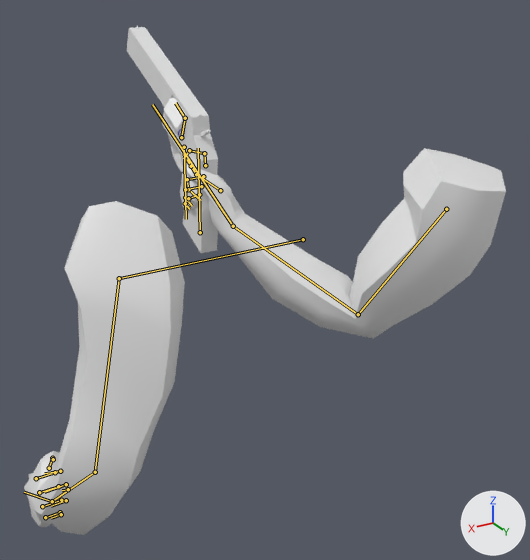
One commit to the glTF model BlenderTutorial/Arms.glb: the scene before it, then after it.
Rendered twice from a 50 mm lens placed at (0.941, 1.388, 0.612), pointed at (-0.089, -0.329, -0.246). The axes (+X, +Y, +Z) are drawn at lower right. The lights are the same throughout. The picture after the commit comes second. Both versions are drawn at frame 0 of the action 'RevolverAimFire'; the numbers are the values there. The bones that change, and the others that lie on the model, are drawn over the model as lines.

Objects in the first picture: 'armMesh', 'bulletCasing5', 'bulletCasing6', 'gunCylinderMesh', 'gunHammerMesh', 'gunMesh'.
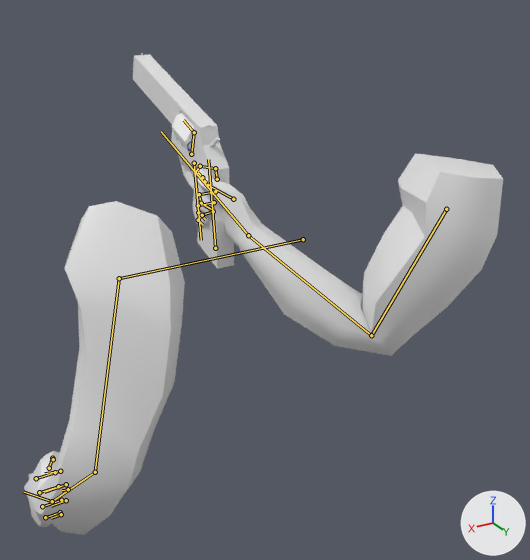
The change, as a list of edits to the scene's bpy script:
```text
Change bone_bicep_l:
    where bone_bicep_l = bpy.data.objects['Armature'].pose.bones['bicep.l']  # child of 'shoulder.l'
    bone_bicep_l.rotation_quaternion: (0.776, -0.561, 0.276, 0.084) -> (0.7, -0.657, 0.262, 0.101)  # degrees (-75, 31, -12) -> degrees (-90, 30, -14)
Change bone_forearm_l:
    where bone_forearm_l = bpy.data.objects['Armature'].pose.bones['forearm.l']  # child of 'bicep.l'
    bone_forearm_l.rotation_quaternion: (0.76, 0.262, 0.0, 0.594) -> (0.696, 0.29, 0.0, 0.657)  # degrees (25, -18, 72) -> degrees (26, -22, 81)
Change bone_palm_l:
    where bone_palm_l = bpy.data.objects['Armature'].pose.bones['palm.l']  # child of 'forearm.l'
    bone_palm_l.rotation_quaternion: (0.925, 0.37, 0.011, -0.087) -> (0.918, 0.365, -0.073, -0.139)  # degrees (43, 5, -9) -> degrees (44, -2, -18)
```

Boxes [x1, y1, x2, y2] around the edits, measured in the pictures (530 x 560 px):
'armMesh', posed: before [24, 148, 506, 535]; after [24, 154, 503, 535]
'gunMesh', posed (11% wider): before [127, 26, 218, 253]; after [133, 53, 234, 269]
'gunCylinderMesh', posed: before [164, 97, 186, 139]; after [172, 113, 194, 153]
'gunHammerMesh', posed: before [200, 129, 211, 136]; after [209, 138, 220, 146]
bone 'bicep.l', root to tip: before (446, 209) to (358, 314); after (446, 209) to (371, 335)
bone 'forearm.l', root to tip: before (358, 314) to (233, 226); after (371, 335) to (248, 235)
bone 'palm.l', root to tip: before (233, 226) to (216, 201); after (248, 235) to (230, 214)
